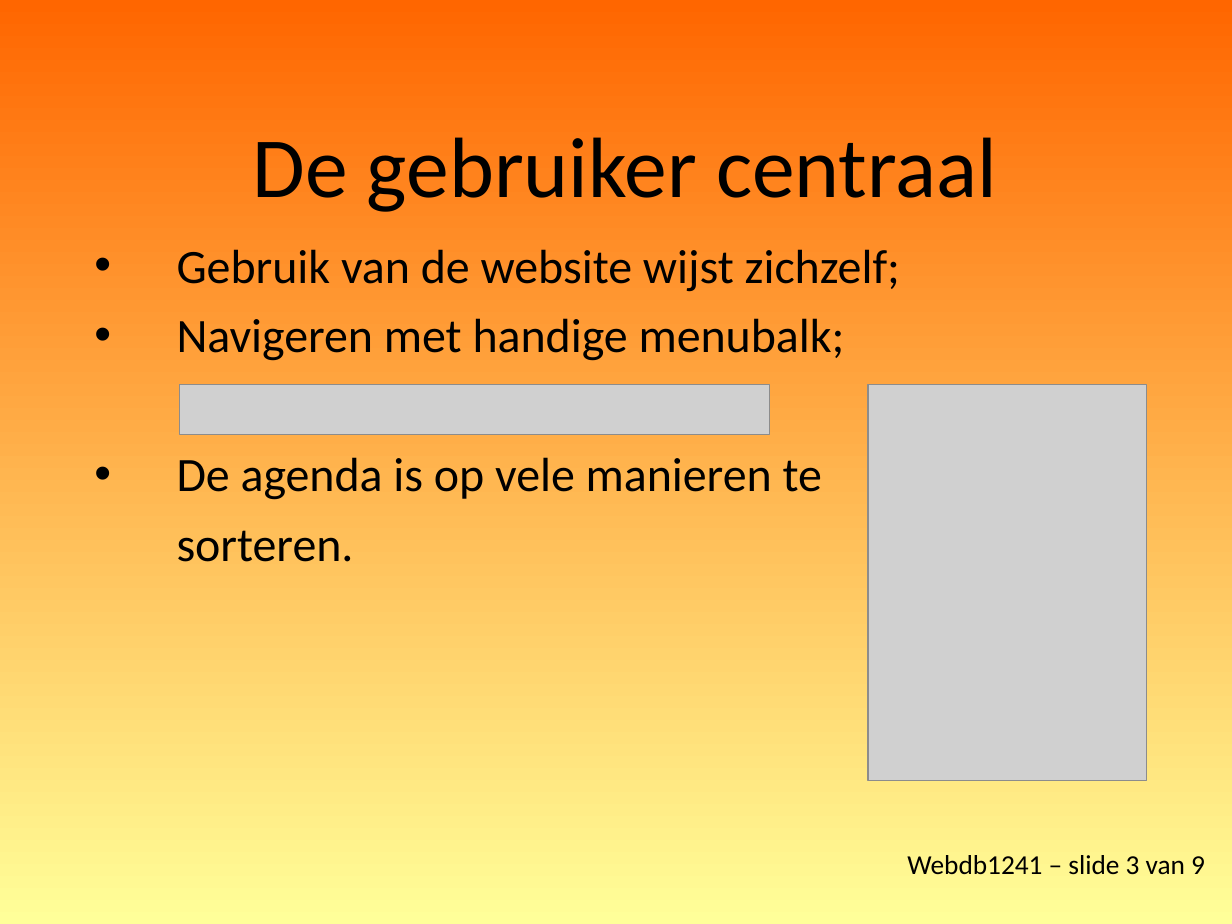
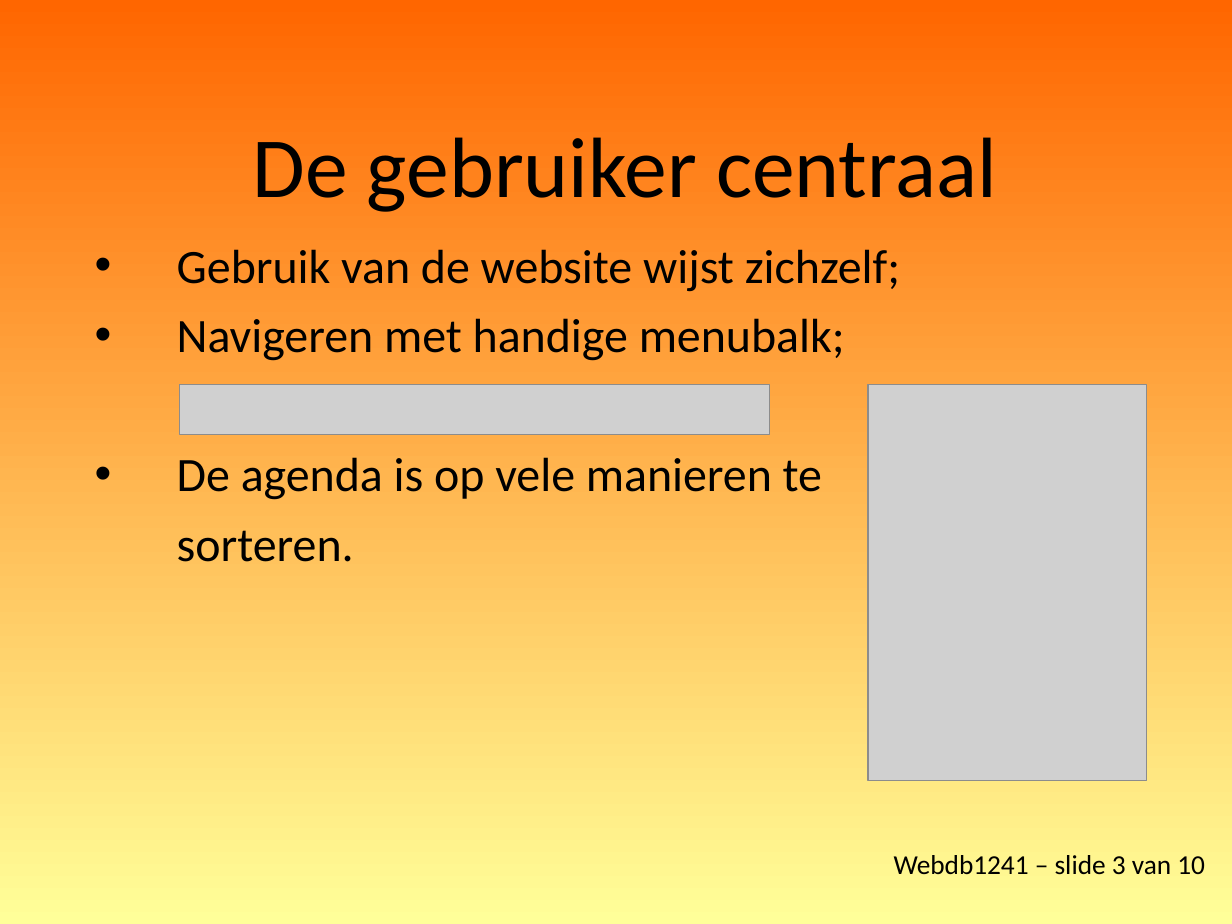
Before and after one commit to MaartenJager/Public_Agenda, a slide deck: slide 3 of Presentation1.ppt. Drawn at 1232x924 pixels with LibreOffice and Linux fonts; fonts in the diff are those of the drawing; grey boxes stand for pictures. Boxes give left, top, right and bottom in pixels: in the first picture for what was removed or moved away, otherwise in the second. Text is boxed around its words. In the diff, an @@ line names an element or a change of style, - is before the commit and + after.

```diff
--- a/Presentation1.ppt
+++ b/Presentation1.ppt
@@ text at [894, 855, 1205, 875]: text changed @@
-Webdb1241 – slide 3 van 9
+Webdb1241 – slide 3 van 10
```
Also in this commit, not shown: 7 other slides changed, 1 slide added, 1 other file.
